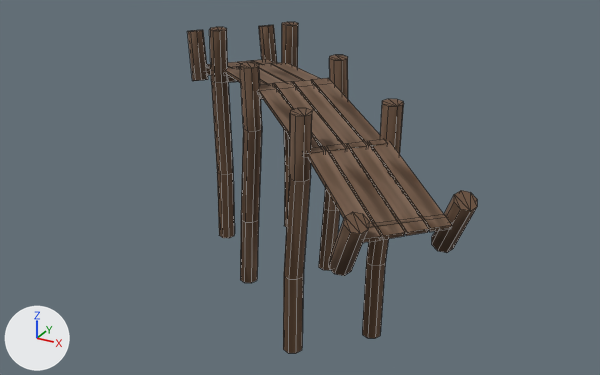
Renders of the FBX model Assets/Art/Models/environments/objects/bridge.fbx from each side of a commit.
Camera for both pictures: a camera (50 mm lens) standing at (6.27, -11.22, 4.76) and looking at (0.2, -0.19, -0.76). The lights are fixed; the arrows at lower left show +X, +Y and +Z. Mesh edges are drawn as thin lines. Vertices at the same position are counted once.

Script lines for the objects in view, before the commit:
```python
me_cylinder_006 = bpy.data.meshes.new('Cylinder.006')
me_cylinder_006.from_pydata(...)  # 464 vertices, 392 faces; spans x -390.0..429.0, y -276.0..130.0, z -103.0..102.0
me_cylinder_006.materials.append(mat_material_006)  # picture img_house_2_textures_png
ob_bridge = bpy.data.objects.new('bridge', me_cylinder_006)
ob_bridge.location = (0.0, 0.0, 0.0)
ob_bridge.rotation_euler = (1.571, 0.0444, -0.753)  # degrees (90, 2.5, -43)
ob_bridge.scale = (0.01, 0.01, 0.01)
```
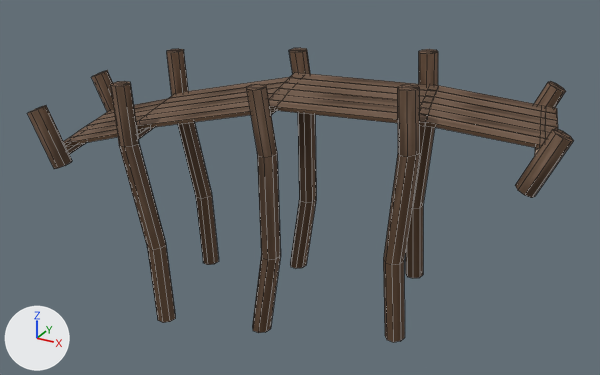
Pixel boxes [x1, y1, x2, y2] of what changed, in the pictures (600 x 375 px; the box of a moved part takes in the faces that stretch with it):
'bridge', reshaped, turned: before [187, 22, 477, 353]; after [27, 48, 574, 342]
part 1 of me_cylinder_006, moved or reshaped: before [329, 212, 369, 276]; after [515, 128, 574, 198]
part 2 of me_cylinder_006, added: after [71, 121, 137, 137]
part 3 of me_cylinder_006, added (brown): after [63, 128, 147, 146]
part 4 of me_cylinder_006, added (brown): after [139, 101, 249, 121]
part 5 of me_cylinder_006, added (brown): after [136, 106, 276, 129]
part 6 of me_cylinder_006, added (brown): after [269, 94, 430, 116]
part 7 of me_cylinder_006, added (brown): after [269, 100, 428, 126]
part 8 of me_cylinder_006, added (brown): after [420, 107, 551, 139]
part 9 of me_cylinder_006, added (brown): after [420, 114, 546, 148]
part 10 of me_cylinder_006, built on: before [187, 27, 312, 353]; after [27, 81, 546, 342]

Edits to the bpy script that builds the scene:
```text
Change me_cylinder_006:
    used by ob_bridge; location = (0.0, 0.0, 0.0); rotation_euler = (1.571, 0.0444, -0.753), in degrees (90, 2.5, -43); scale = (0.01, 0.01, 0.01)
    remove me_cylinder_006.from_pydata(...)  # 464 vertices, 392 faces; spans x -390.0..429.0, y -276.0..130.0, z -103.0..102.0
    add me_cylinder_006.from_pydata(...)  # 568 vertices, 480 faces; spans x -390.0..429.0, y -276.0..130.0, z -103.0..174.0
    me_cylinder_006 part 1: the loose piece of 16 vertices spanning x 356.0..429.0, y -23.0..76.0, z 42.0..74.0 is moved by (0.0, 0.0, 71.0)
    me_cylinder_006 part 2: the loose piece of 8 vertices spanning x -358.0..-211.0, y 18.0..52.0, z 39.0..70.0 is copied, and the copy is moved by (2.0, 1.0, 30.0); it spans x -355.0..-208.0, y 18.0..53.0, z 70.0..100.0
    me_cylinder_006 part 3: the loose piece of 8 vertices spanning x -358.0..-211.0, y 18.0..52.0, z 39.0..70.0 is copied, and the copy is moved by (3.0, 1.0, 62.0); it spans x -355.0..-208.0, y 18.0..53.0, z 101.0..132.0
    me_cylinder_006 part 4: the loose piece of 8 vertices spanning x -228.0..9.0, y 51.0..93.0, z 37.0..68.0 is copied, and the copy is moved by (2.0, 1.0, 30.0); it spans x -226.0..12.0, y 51.0..93.0, z 67.0..99.0
    me_cylinder_006 part 5: the loose piece of 8 vertices spanning x -228.0..9.0, y 51.0..93.0, z 37.0..68.0 is copied, and the copy is moved by (3.0, 1.0, 62.0); it spans x -225.0..12.0, y 51.0..93.0, z 99.0..130.0
    me_cylinder_006 part 6: the loose piece of 8 vertices spanning x -11.0..228.0, y 71.0..96.0, z 32.0..64.0 is copied, and the copy is moved by (2.0, 1.0, 30.0); it spans x -9.0..230.0, y 72.0..96.0, z 62.0..94.0
    me_cylinder_006 part 7: the loose piece of 8 vertices spanning x -11.0..228.0, y 71.0..96.0, z 32.0..64.0 is copied, and the copy is moved by (3.0, 1.0, 62.0); it spans x -8.0..230.0, y 72.0..96.0, z 94.0..125.0
    me_cylinder_006 part 8: the loose piece of 8 vertices spanning x 213.0..411.0, y 37.0..78.0, z 24.0..55.0 is copied, and the copy is moved by (2.0, 1.0, 30.0); it spans x 215.0..414.0, y 38.0..79.0, z 54.0..86.0
    me_cylinder_006 part 9: the loose piece of 8 vertices spanning x 213.0..411.0, y 37.0..78.0, z 24.0..55.0 is copied, and the copy is moved by (3.0, 1.0, 62.0); it spans x 215.0..414.0, y 38.0..79.0, z 86.0..117.0
    me_cylinder_006 part 10
    4 vertices are removed from x -377.0..-327.0, y -5.0..93.0, z 98.0
    13 faces are deleted
    57 vertices in x -240.0..224.0, y -276.0..130.0, z 59.0..87.0 move by (0.0, 0.0, 72.0)
    49 vertices in x -382.0..219.0, y -276.0..130.0, z 44.0..93.0 move by (0.0, 0.0, 71.0)
    2 vertices move from x -367.0..-337.0, y -1.0..90.0, z 102.0 to x -367.0..-337.0, y -1.0..90.0, z 174.0
    4 vertices are added at (-327.0, 2.0, 169.0), (-356.0, 93.0, 169.0), (-348.0, -5.0, 169.0), (-377.0, 86.0, 169.0)
    25 new vertices lie (0.0, 0.0, 71.0) away from vertices in x -352.0..393.0, y 6.0..90.0, z 55.0..80.0
    15 new vertices lie (0.0, 0.0, 72.0) away from vertices in x -341.0..398.0, y 6.0..78.0, z 55.0..80.0
    53 new faces join them
Change ob_bridge:
    ob_bridge.rotation_euler: (1.571, 0.0444, -0.753) -> (1.571, -0.0582, 0.23)  # degrees (90, 2.5, -43) -> degrees (90, -3.3, 13)
```
